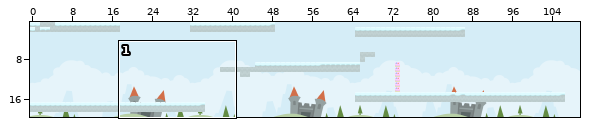
Tiled map: graphics/maptest1.tmx. Above: a wide view before the commit, with the close-up outlined.
Close-up. Old version:
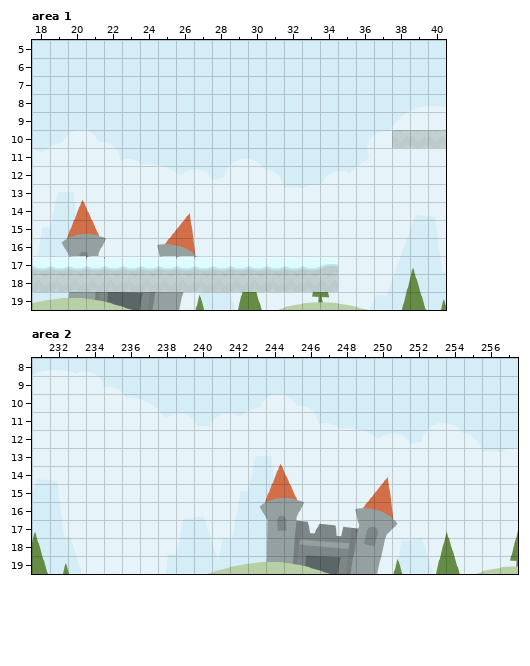
Cells are 32x32 px. Shown: area 1 x 18..40, y 5..19; area 2 x 231..257, y 8..19. The commit also changed other parts of the map, which this record leaves out.
Now the later version:
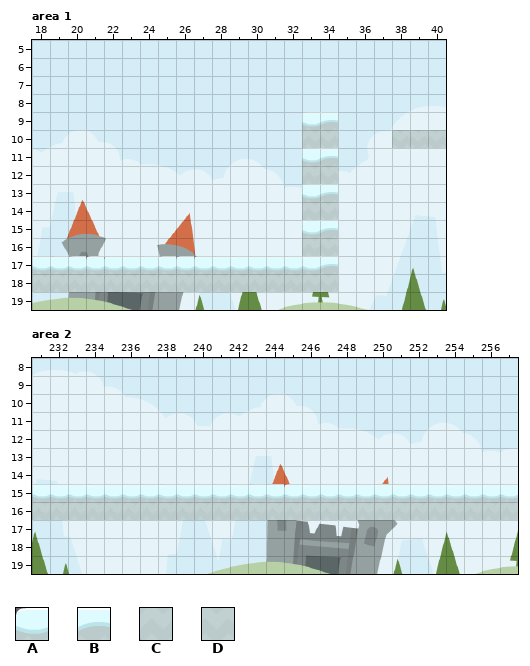
Key: from "sheet": A 0, B 1, C 16, D 17.
_ is an empty cell, . an unchanged one.
From old to new:
--- layer "wall", area 1
@@ x 33..34 @@
- 9 __
-10 __
-11 __
-12 __
-13 __
-14 __
-15 __
-16 __
+ 9 AB
+10 CD
+11 AB
+12 CD
+13 AB
+14 CD
+15 AB
+16 CD
--- layer "wall", area 2
@@ x 231..257 @@
-15 ___________________________
-16 ___________________________
+15 AAAAAAAAAAAAAAAAAAAAAAAAAAA
+16 CCCCCCCCCCCCCCCCCCCCCCCCCCC
Boxes around the changes in both close-ups, in picture pixels (x1, y1, x2, y2):
added: (302, 112, 338, 256)
added: (32, 484, 518, 520)
